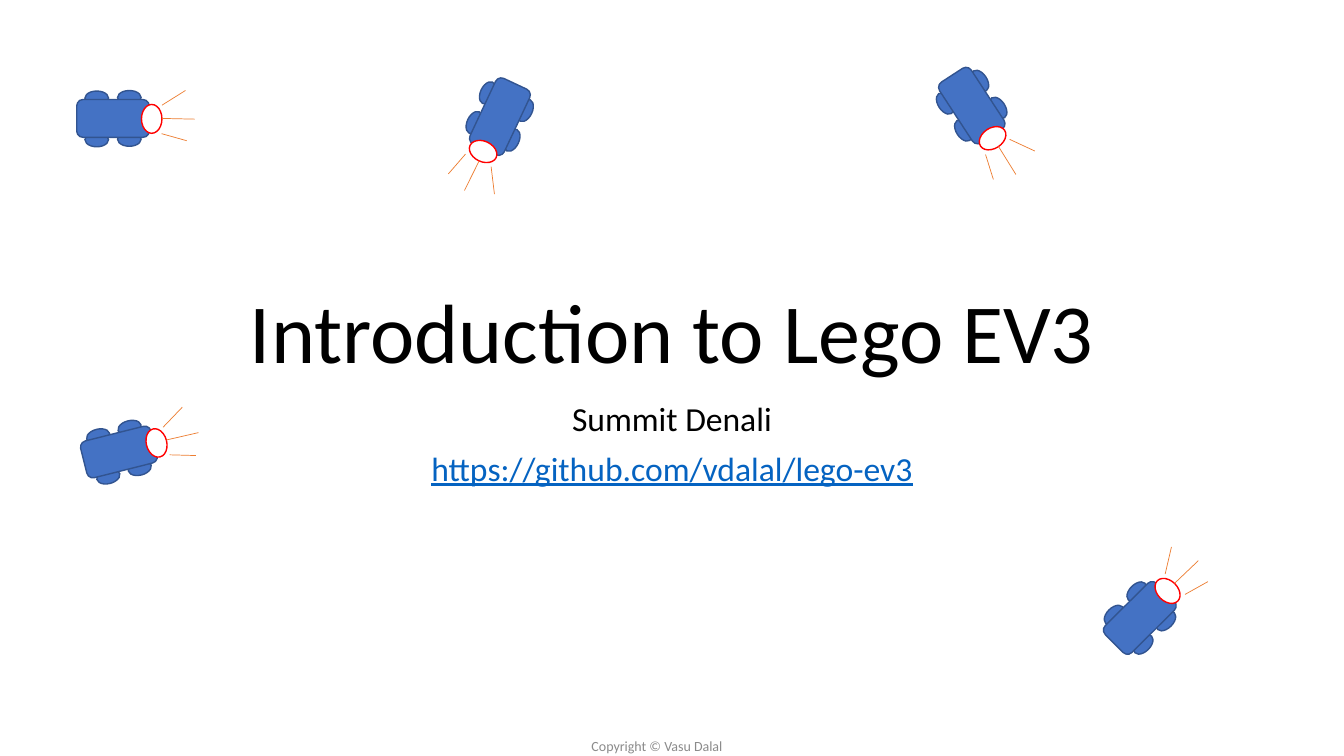
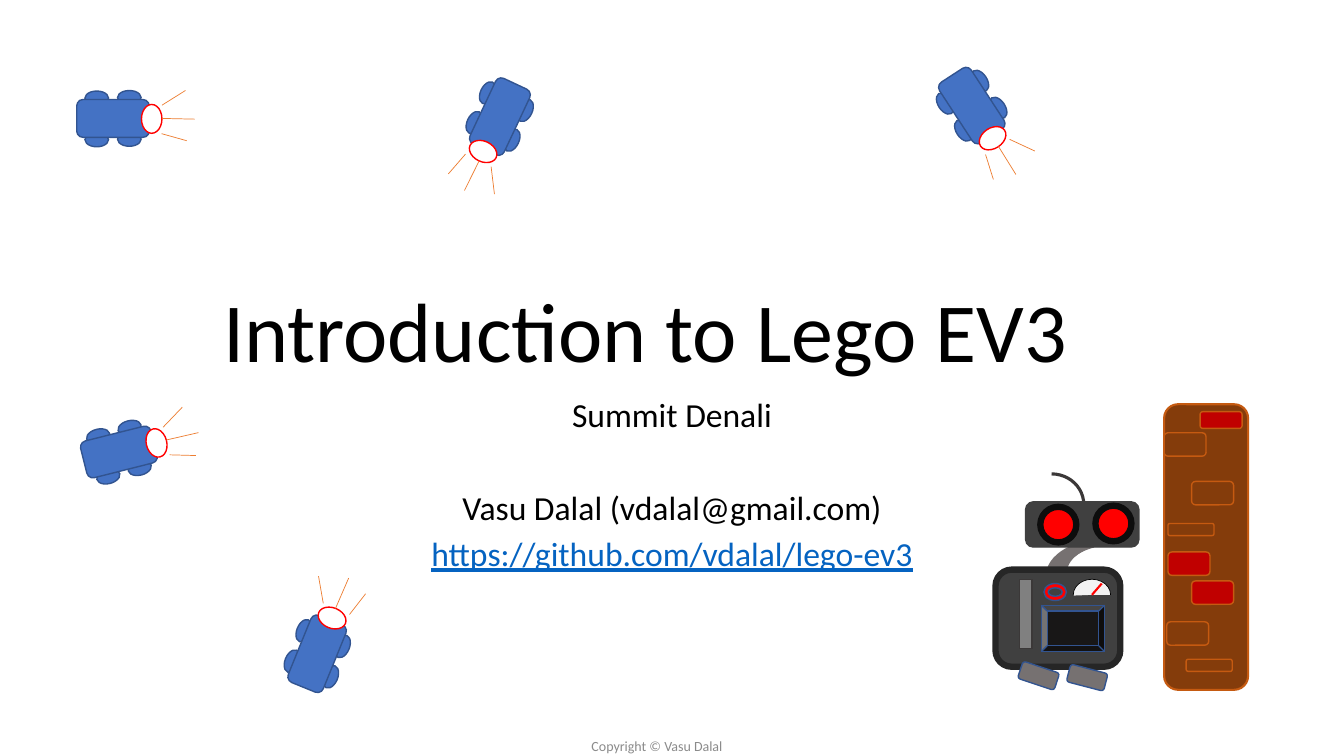
Before and after one commit to vdalal/lego-ev3, a slide deck: slide 1 of Introduction to Lego EV3-v0.2.pptx. Drawn at 1344x756 pixels with LibreOffice and Linux fonts; fonts in the diff are those of the drawing. Boxes give left, top, right and bottom in pixels: in the first picture for what was removed or moved away, otherwise in the second. Text is boxed around its words. In the diff, an @@ line names an element or a change of style, - is before the commit and + after.

```diff
--- a/Introduction to Lego EV3-v0.2.pptx
+++ b/Introduction to Lego EV3-v0.2.pptx
@@ title "Introduction to Lego EV3": place and size @@
-title "Introduction to Lego EV3" at [250,304,1093,378]
+title "Introduction to Lego EV3" at [223,303,1066,377]
@@ subtitle at [431,403,912,572]: line spacing 0.9 to 0.8 @@
@@ group added at [1165,404,1248,690]: 9 rounded rectangles @@
@@ subtitle at [462,495,882,526]: paragraph added @@
+Vasu Dalal (vdalal@gmail.com)
@@ ellipse at [1096,506,1132,541]: fill #FFFFFF to #FF0000; outline #FF0000 1 pt to #0D0D0D 4.5 pt; rotation 315 to 0 degrees @@
@@ line removed from (1175, 584) to (1199, 561) @@
@@ line moved from (1166, 574) - (1172, 547) to (324, 604) - (319, 577) @@
@@ group added at [286,579,366,695]: 2 lines, 1 rounded rectangle, 1 ellipse @@
@@ rounded rectangle at [996,570,1121,666]: fill #4472C4 to #404040; outline #325491 1 pt to #262626 4.5 pt; rotation 315 to 0 degrees @@
@@ line moved from (1186, 595) - (1208, 582) to (1092, 595) - (1102, 584) @@
@@ line (1092, 595) - (1102, 584): stroke #ED7D31 0.5 pt to #FF0000 1.5 pt @@
@@ rotation 315 to 292 degrees in 4 elements at [319,663,341,690], [331,633,353,660], [281,648,303,675], [293,618,315,645] @@
@@ group added at [1017,474,1140,691]: 6 arc (boxed as its full ellipse)s, 3 rounded rectangles, 1 ellipse, 1 rectangle, 1 bevel, 1 donut @@
```
Also in this commit, not shown: 21 other slides changed, 1 slide removed.
